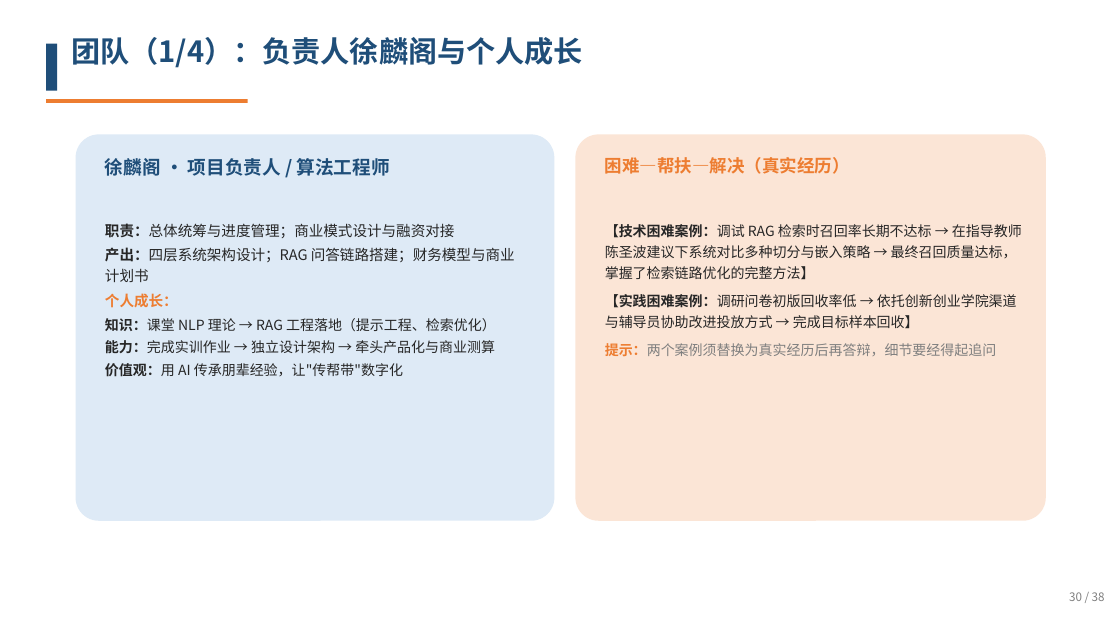
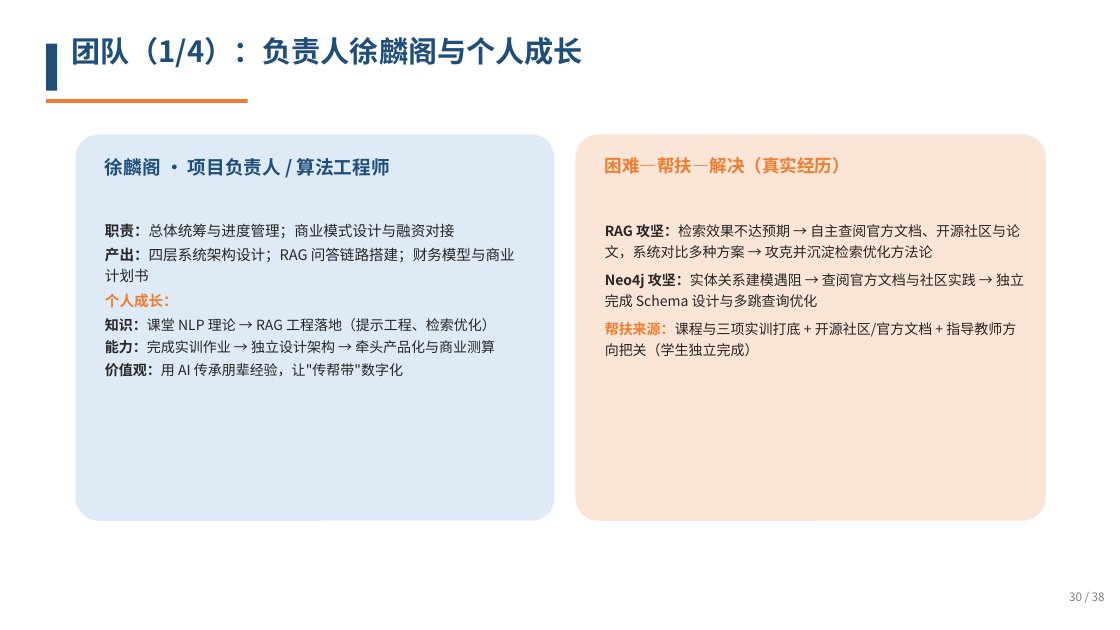
Before and after one commit to LingeXu/ZhiBan-ChengZhang, a slide deck: slide 30 of 智伴成长_答辩PPT.pptx. Drawn at 1120x630 pixels with LibreOffice and Linux fonts; fonts in the diff are those of the drawing. Boxes give left, top, right and bottom in pixels: in the first picture for what was removed or moved away, otherwise in the second. Text is boxed around its words. In the diff, an @@ line names an element or a change of style, - is before the commit and + after.

Commit message:
P30写入真实自学攻坚经历；P32改为顾问对接计划；讲稿同步更新+新增顾问FAQ

```diff
--- a/智伴成长_答辩PPT.pptx
+++ b/智伴成长_答辩PPT.pptx
@@ text at [605, 224, 1024, 356]: text changed @@
-【技术困难案例：调试 RAG 检索时召回率长期不达标 → 在指导教师陈圣波建议下系统对比多种切分与嵌入策略 → 最终召回质量达标，掌握了检索链路优化的完整方法】
-【实践困难案例：调研问卷初版回收率低 → 依托创新创业学院渠道与辅导员协助改进投放方式 → 完成目标样本回收】
-提示：两个案例须替换为真实经历后再答辩，细节要经得起追问
+RAG 攻坚：检索效果不达预期 → 自主查阅官方文档、开源社区与论文，系统对比多种方案 → 攻克并沉淀检索优化方法论
+Neo4j 攻坚：实体关系建模遇阻 → 查阅官方文档与社区实践 → 独立完成 Schema 设计与多跳查询优化
+帮扶来源：课程与三项实训打底 + 开源社区/官方文档 + 指导教师方向把关（学生独立完成）
```
Also in this commit, not shown: 1 other slide changed, 3 other files.
